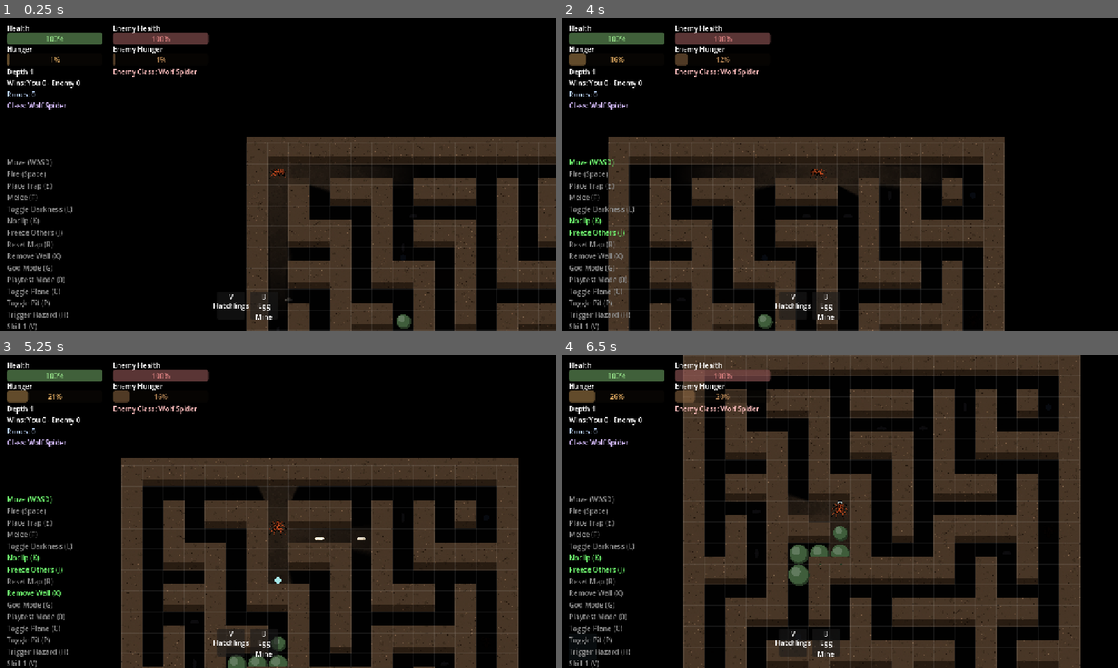
Above: before the commit, frames 1-4 (two rows, left to right).
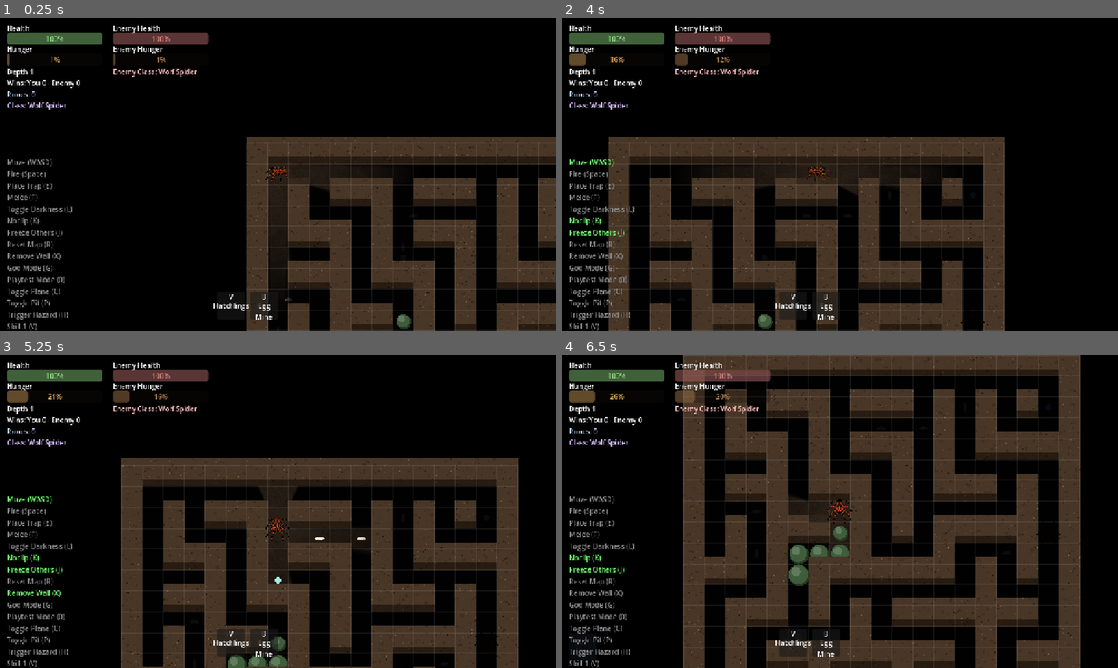
Above: after the commit, the same moments.

Repository: ehix/burrow
Game: Godot game, scene res://world/world.tscn
Same seed, same stepped clock (60 frames per second), same inputs: the game is played once before the commit and once after it.
Inputs (mouse positions are in pixels of both pictures, inside the frame that each line leads up to):
- Up to frame 1 (0.25 s): no input
- Up to frame 2 (4 s): tap Enter at 0.5 s; move the mouse to (962, 158) at 0.52 s; hold D (move_right) 0.53-1.25 s; tap 2 (buy_upgrade_2) at 0.6 s; click (962, 158) at 0.67 s; tap 5 (toggle_shop) at 0.77, 3.77 s; drag from (728, 190) to (878, 259) at 1.27 s; move the mouse to (895, 105) at 2.02 s; hold D (move_right) 2.03-2.75 s; hold J (dev_freeze) 2.03-2.75 s; drag from (812, 237) to (862, 174) at 2.77 s; move the mouse to (1006, 221) at 3.52 s; hold A (move_left) from 3.53 s (still down); hold K (dev_noclip) from 3.53 s (still down)
- Up to frame 3 (5.25 s): release A (move_left) at 4.25 s; release K (dev_noclip) at 4.25 s; drag from (111, 464) to (255, 511) at 4.27 s; move the mouse to (305, 511) at 5.02 s; hold S (move_down) from 5.03 s (still down); hold X (dev_remove_wall) from 5.03 s (still down); click (305, 511) at 5.17 s
- Up to frame 4 (6.5 s): release S (move_down) at 5.75 s; release X (dev_remove_wall) at 5.75 s; drag from (756, 433) to (728, 527) at 5.77 s

The runs differ from the first frame. In frame 1, less than 0.1% of the frame differs, in the area x 47-53%, y 47-53%; in frame 2, less than 0.1%; in frame 3, 0.1%, in the area x 47-90%, y 52-93%; in frame 4, 0.1%.

Commit message:
Player/Enemy: normalize sprite size across classes, beef up overall size
The 4 classes' NSWE directional art was cropped to different raw pixel
sizes by SpriteCook's slicer (Ogre/Decoy's leaner stick-limbed builds
crop tighter than Wolf's stocky one), so the old flat Sprite2D.scale =
0.45 left them inconsistently sized in-game purely by crop-tightness
accident -- most visible on Net-Caster and Decoy, which read noticeably
smaller than Wolf/Warden.

Adds SPRITE_TARGET_EXTENT_PX (56px, up from the old scale's effective
~35-40px) to both Player and Enemy: every class's sprite scale is now
computed from its own texture's actual dimensions to hit the same
on-screen footprint, the same normalize-to-a-fixed-footprint pattern
CentipedeSegment.set_visual() already established this session. Visual
only -- collision shapes are separate sibling nodes, untouched.

Verified with a real windowed screenshot: all 4 classes now read as
comparably sized/imposing, up from the previous visibly uneven sizing.

Diff:
--- a/entities/enemy/enemy.gd
+++ b/entities/enemy/enemy.gd
@@ -594,6 +594,12 @@
 ## revision) -- mirrors Player._update_sprite_frame(). Called whenever
 ## `facing` changes and whenever the active class changes, so the two never
 ## fall out of sync with each other.
+## See Player.SPRITE_TARGET_EXTENT_PX's own comment for why this
+## normalization exists -- mirrors it exactly so Player and Enemy read as
+## the same size for the same class.
+const SPRITE_TARGET_EXTENT_PX := 56.0
+
+
 func _update_sprite_frame() -> void:
 	if facing_visual == null or not (facing_visual is Sprite2D) or _active_class_data == null:
 		return
@@ -601,6 +607,9 @@
 	var frame := _active_class_data.frame_for_facing(facing)
 	if frame != null:
 		sprite.texture = frame
+		var tex_size := frame.get_size()
+		if tex_size.x > 0.0 and tex_size.y > 0.0:
+			sprite.scale = Vector2.ONE * (SPRITE_TARGET_EXTENT_PX / maxf(tex_size.x, tex_size.y))
 	sprite.rotation = 0.0
 
 
--- a/entities/player/player.gd
+++ b/entities/player/player.gd
@@ -303,12 +303,25 @@
 ## instead of rotating a single sprite (docs/art-bible.md §2's 2026-07-21
 ## revision) -- called whenever `facing` changes and whenever the active
 ## class changes, so the two never fall out of sync with each other.
+## Each class's directional art was cropped to a different raw pixel size by
+## SpriteCook's slicer (a leaner build like Ogre's or Decoy's crops tighter
+## than Wolf's stocky one), so every frame is scaled to this same on-screen
+## footprint regardless of its own texture size -- otherwise classes read as
+## inconsistently sized purely by crop-tightness accident, not design.
+## First-pass number (bumped up from the old flat 0.45 scale's effective
+## ~35-40px), easy to retune during playtest.
+const SPRITE_TARGET_EXTENT_PX := 56.0
+
+
 func _update_sprite_frame() -> void:
 	if _active_class_data == null:
 		return
 	var frame := _active_class_data.frame_for_facing(facing)
 	if frame != null:
 		sprite.texture = frame
+		var tex_size := frame.get_size()
+		if tex_size.x > 0.0 and tex_size.y > 0.0:
+			sprite.scale = Vector2.ONE * (SPRITE_TARGET_EXTENT_PX / maxf(tex_size.x, tex_size.y))
 	sprite.rotation = 0.0
 
 
--- a/tests/test_enemy_class_kit.gd
+++ b/tests/test_enemy_class_kit.gd
@@ -92,6 +92,22 @@
 	var enemy := _make_enemy()
 	enemy._apply_class(SpiderClassData.SpiderClass.DECOY)
 	assert_eq(enemy.facing_visual.texture, Enemy.DecoyClassData.frame_for_facing(enemy.facing))
+
+
+## Mirrors test_player_class_switching.gd's own test -- see its comment for
+## why this matters (Ogre/Decoy's leaner crops read smaller than Wolf's
+## stocky one under a flat scale factor).
+func test_every_class_normalizes_to_the_same_on_screen_sprite_extent() -> void:
+	var enemy := _make_enemy()
+	var extent: float = Enemy.SPRITE_TARGET_EXTENT_PX
+	var sprite := enemy.facing_visual as Sprite2D
+	for spider_class in [SpiderClassData.SpiderClass.NET_CASTER, SpiderClassData.SpiderClass.WOLF,
+			SpiderClassData.SpiderClass.WEAVER, SpiderClassData.SpiderClass.DECOY]:
+		enemy._apply_class(spider_class)
+		var tex_size := sprite.texture.get_size()
+		var effective := sprite.scale.x * maxf(tex_size.x, tex_size.y)
+		assert_almost_eq(effective, extent, 0.5,
+			"class %d's sprite should read as the same size as every other class's" % spider_class)
 
 
 func test_facing_changes_swap_the_sprite_frame_instead_of_rotating() -> void:
--- a/tests/test_player_class_switching.gd
+++ b/tests/test_player_class_switching.gd
@@ -64,6 +64,24 @@
 	var player := _make_player()
 	player.apply_class(SpiderClassData.SpiderClass.WEAVER)
 	assert_eq(player.sprite.texture, Player.WeaverData.frame_for_facing(player.facing))
+
+
+## Every class's directional art was cropped to a different raw pixel size
+## by SpriteCook's slicer (Ogre/Decoy's leaner builds cropped tighter than
+## Wolf's stocky one), so a flat Sprite2D.scale left them inconsistently
+## sized in-game purely by crop-tightness accident, not design. Every class
+## must normalize to the same on-screen footprint regardless of its raw
+## texture dimensions.
+func test_every_class_normalizes_to_the_same_on_screen_sprite_extent() -> void:
+	var player := _make_player()
+	var extent: float = Player.SPRITE_TARGET_EXTENT_PX
+	for spider_class in [SpiderClassData.SpiderClass.NET_CASTER, SpiderClassData.SpiderClass.WOLF,
+			SpiderClassData.SpiderClass.WEAVER, SpiderClassData.SpiderClass.DECOY]:
+		player.apply_class(spider_class)
+		var tex_size := player.sprite.texture.get_size()
+		var effective := player.sprite.scale.x * maxf(tex_size.x, tex_size.y)
+		assert_almost_eq(effective, extent, 0.5,
+			"class %d's sprite should read as the same size as every other class's" % spider_class)
 
 
 func test_facing_changes_swap_the_sprite_frame_instead_of_rotating() -> void:
